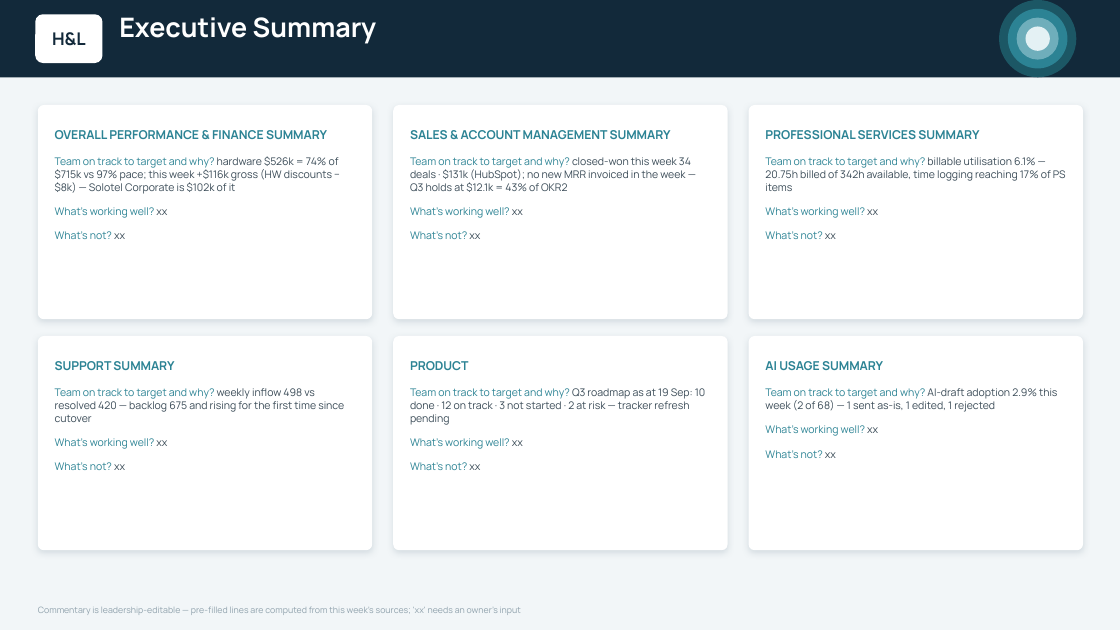
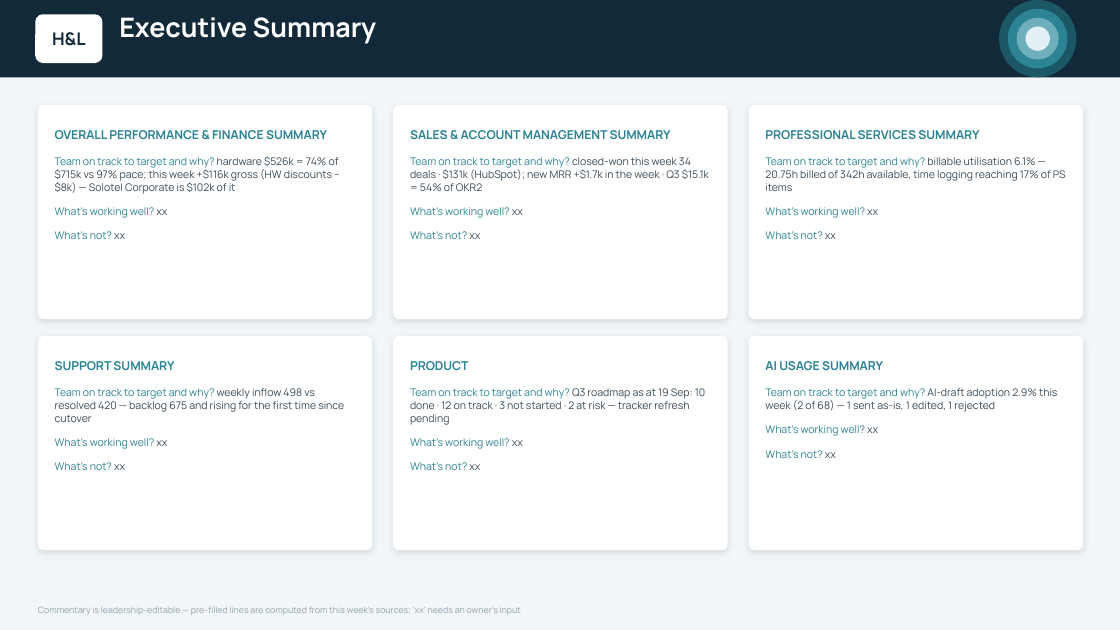
Before and after one commit to ihorner-hl/leadership-reporting, a slide deck: slide 3 of exec-deck/output/H&L Weekly Update - WC 21 Sep 2026.pptx. Drawn at 1120x630 pixels with LibreOffice and Linux fonts; fonts in the diff are those of the drawing. Boxes give left, top, right and bottom in pixels: in the first picture for what was removed or moved away, otherwise in the second. Text is boxed around its words. In the diff, an @@ line names an element or a change of style, - is before the commit and + after.

```diff
--- a/exec-deck/output/H&L Weekly Update - WC 21 Sep 2026.pptx
+++ b/exec-deck/output/H&L Weekly Update - WC 21 Sep 2026.pptx
@@ text at (410, 157, 709, 191): text changed @@
-Team on track to target and why? closed-won this week 34 deals · $131k (HubSpot); no new MRR invoiced in the week — Q3 holds at $12.1k = 43% of OKR2
+Team on track to target and why? closed-won this week 34 deals · $131k (HubSpot); new MRR +$1.7k in the week · Q3 $15.1k = 54% of OKR2
```
Also in this commit, not shown: 2 other slides changed, 4 other files.
